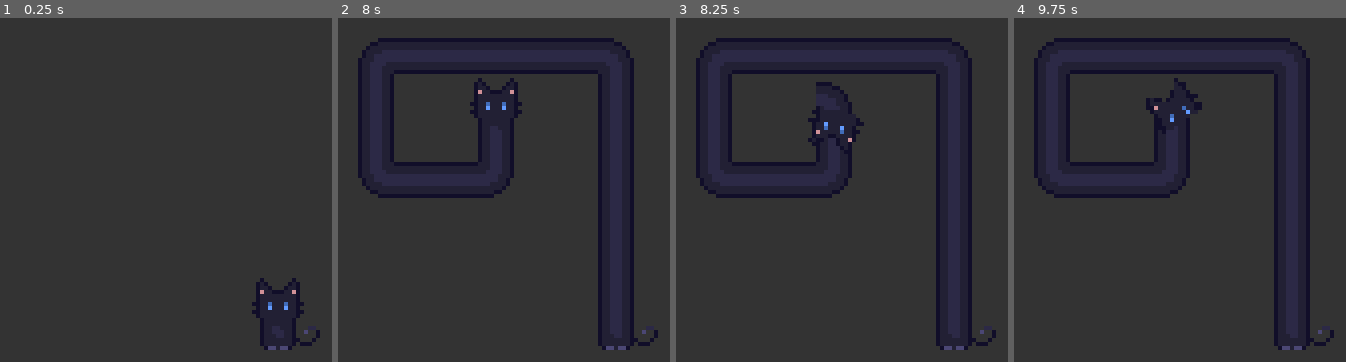
Above: before the commit, frames 1-4 (left to right).
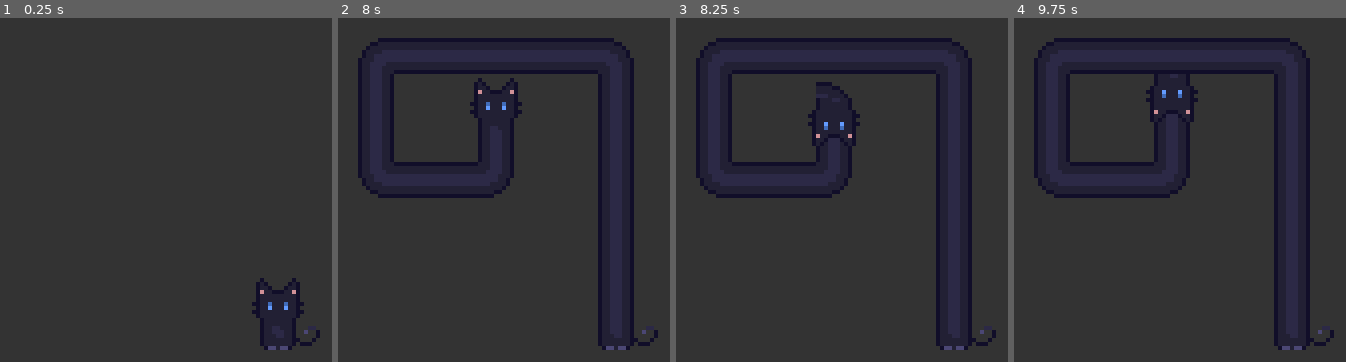
Above: after the commit, the same moments.

Repository: RecorderYvaine/loooong_cat
Game: Godot game, scene res://src/Main.tscn
Two runs of this game, one before a commit and one after it. Both use one fixed random seed, a clock stepped at 60 frames per second and the inputs below.
Inputs:
- Up to frame 1 (0.25 s): no input
- Up to frame 2 (8 s): tap Enter at 0.5, 6.5 s; hold Up (ui_up) 0.53-2.03 s; tap Space at 2, 7.25 s; hold Left (ui_left) 2.03-3.53 s; hold Down (ui_down) 3.53-4.28 s; hold Right (ui_right) 4.28-5.03 s; hold Up (ui_up) 5.03-5.78 s; hold Right (ui_right) from 5.78 s (still down)
- Up to frame 3 (8.25 s): tap Enter at 8 s; release Right (ui_right) at 8.03 s; hold Down (ui_down) from 8.03 s (still down)
- Up to frame 4 (9.75 s): tap Space at 8.75 s; release Down (ui_down) at 8.78 s; hold Left (ui_left) 8.78-9.53 s; hold Up (ui_up) from 9.53 s (still down)

Frames 1-2 are identical in both runs. In frame 3, 0.3% of the frame differs, in the area x 39-57%, y 23-38%; in frame 4, 0.5%, in the area x 39-57%, y 16-31%.

Commit message:
Fix reverse after body collision

Diff:
--- a/src/cat/LongCat.gd
+++ b/src/cat/LongCat.gd
@@ -51,12 +51,8 @@
 func _process(delta: float) -> void:
 	var raw_input = get_input_dir()
 
-	var in_turn = false
-	var head_dist = 0.0
-	if path.size() > 2:
-		head_dist = path[-1].distance_to(path[-2])
-		if head_dist >= 0.0 and head_dist < MIN_TURN_DIST:
-			in_turn = true
+	var in_turn = is_active_turn_segment()
+	var head_dist = get_head_segment_length()
 
 	if in_turn:
 		if raw_input != Vector2.ZERO and raw_input != current_dir and raw_input != -current_dir:
@@ -159,6 +155,18 @@
 	if path.size() < 2:
 		return 0.0
 	return path[-1].distance_to(path[-2])
+
+func is_active_turn_segment() -> bool:
+	if path.size() <= 2:
+		return false
+	var head_dist = get_head_segment_length()
+	if head_dist < 0.0 or head_dist >= MIN_TURN_DIST:
+		return false
+	var incoming_dir = (path[-2] - path[-3]).normalized()
+	var outgoing_dir = (path[-1] - path[-2]).normalized()
+	if incoming_dir == Vector2.ZERO or outgoing_dir == Vector2.ZERO:
+		return false
+	return abs(incoming_dir.dot(outgoing_dir)) < 0.001
 
 func snap_head_to_pixel_grid() -> void:
 	if path.size() < 2:
@@ -273,16 +281,14 @@
 		head_sprite.frame = 3
 
 func update_visuals() -> void:
-	var in_turn = false
+	var in_turn = is_active_turn_segment()
 	var head_dist = 0.0
 	var turn_progress = 1.0
 	var active_corner_index = -1
-	if path.size() > 2:
+	if in_turn:
 		head_dist = path[-1].distance_to(path[-2])
-		if head_dist >= 0.0 and head_dist < MIN_TURN_DIST:
-			in_turn = true
-			active_corner_index = path.size() - 2
-			turn_progress = clamp(head_dist / MIN_TURN_DIST, 0.0, 1.0)
+		active_corner_index = path.size() - 2
+		turn_progress = clamp(head_dist / MIN_TURN_DIST, 0.0, 1.0)
 
 	top_body.visible = not in_turn
 
--- a/tests/run_tests.gd
+++ b/tests/run_tests.gd
@@ -23,6 +23,8 @@
 	if not await run_released_turn_exit_checks():
 		return
 	if not await run_reverse_during_turn_exit_checks():
+		return
+	if not await run_reverse_after_collision_checks():
 		return
 	if not await run_overlap_movement_checks():
 		return
@@ -440,6 +442,66 @@
 		return false
 	if cat.current_dir != Vector2.RIGHT:
 		printerr("FAILED: partial reverse during turn exit should keep segment direction. current_dir=", cat.current_dir)
+		quit(1)
+		return false
+
+	cat.queue_free()
+	await process_frame
+	return true
+
+func run_reverse_after_collision_checks() -> bool:
+	print("Running reverse after collision checks...")
+	var cat_scene = load("res://src/cat/LongCat.tscn")
+	if cat_scene == null:
+		printerr("FAILED to load LongCat.tscn")
+		quit(1)
+		return false
+
+	var cat: LongCat = cat_scene.instantiate()
+	root.add_child(cat)
+	await process_frame
+	await process_frame
+
+	cat.path = [
+		Vector2(0.5, 0.0),
+		Vector2(100.5, 0.0),
+		Vector2(100.5, 9.0),
+		Vector2(50.5, 9.0),
+	]
+	cat.current_dir = Vector2.LEFT
+	cat.turns_data.clear()
+	cat.update_visuals()
+
+	Input.action_press("ui_left")
+	cat._process(1.0 / cat.speed)
+	Input.action_release("ui_left")
+
+	var blocked_head = cat.path[-1]
+	Input.action_press("ui_right")
+	cat._process(1.0 / cat.speed)
+	Input.action_release("ui_right")
+
+	if cat.path[-1].x <= blocked_head.x:
+		printerr("FAILED: reverse after body collision should move away from collision. path=", cat.path)
+		quit(1)
+		return false
+
+	cat.path = [
+		Vector2(0.5, 0.0),
+		Vector2(0.5, -40.0),
+		Vector2(1.0, -40.0),
+		Vector2(9.0, -40.0),
+	]
+	cat.current_dir = Vector2.RIGHT
+	cat.turns_data.clear()
+	cat.update_visuals()
+
+	if cat.is_active_turn_segment():
+		printerr("FAILED: short collinear reverse segment should not be treated as an active turn. path=", cat.path)
+		quit(1)
+		return false
+	if not cat.top_body.visible:
+		printerr("FAILED: upper body should stay visible on short collinear reverse segment")
 		quit(1)
 		return false
 
